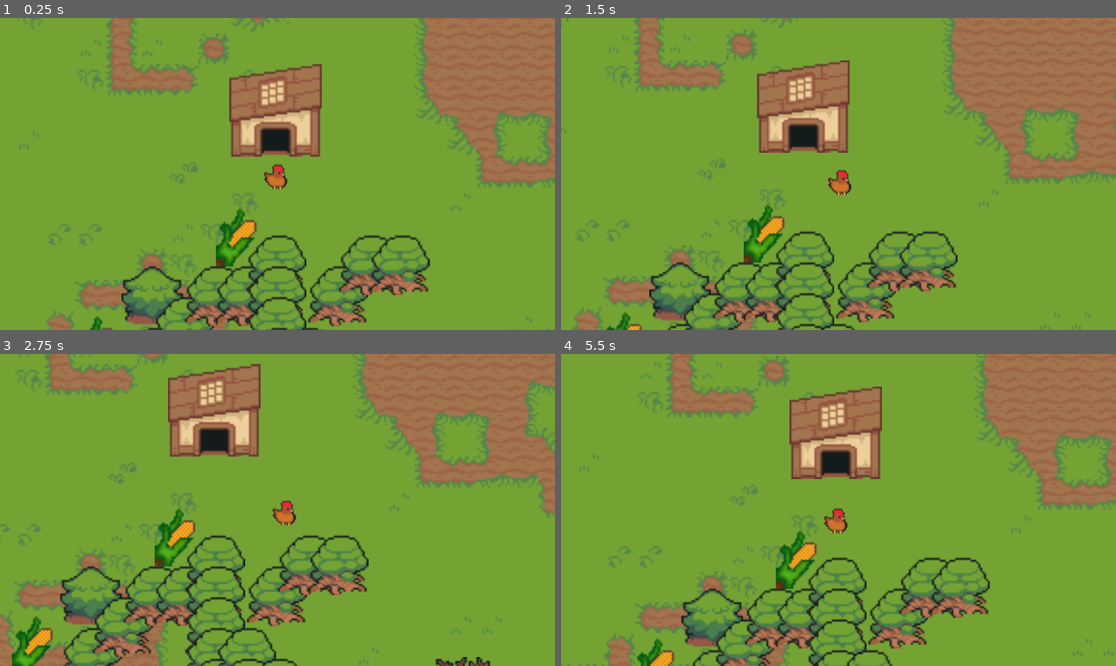
Above: before the commit, frames 1-4 (two rows, left to right).
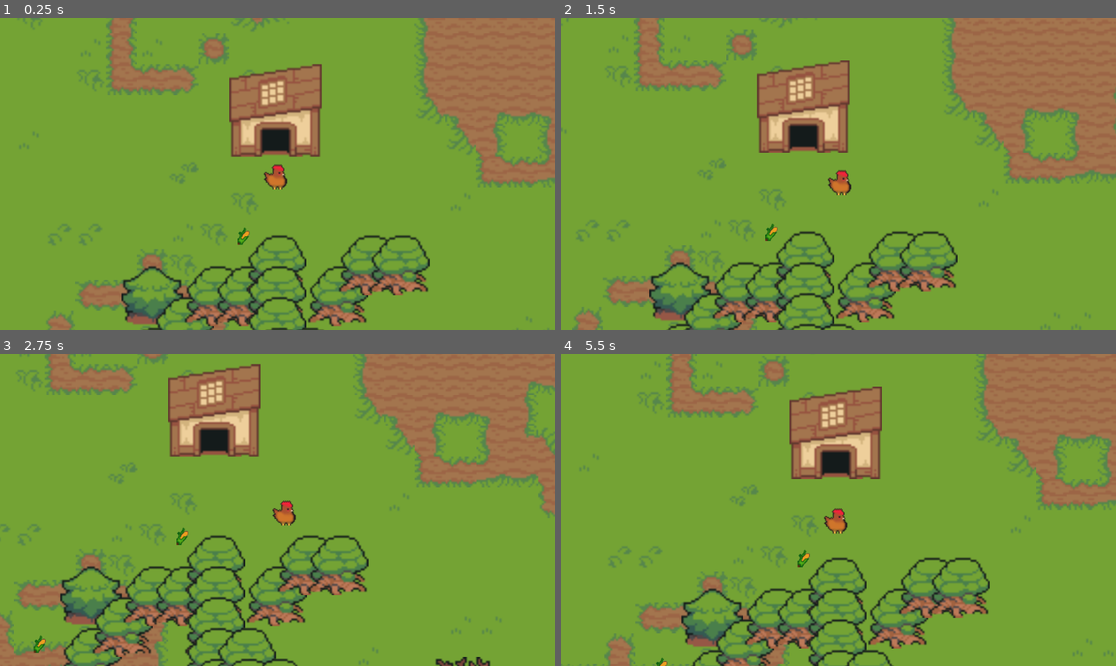
Above: after the commit, the same moments.

Repository: jackfruitgames/chickeeen
Game: Godot game, scene res://scenes/outdoors/outdoors.tscn
Two runs of this game, one before a commit and one after it. Both use one fixed random seed, a clock stepped at 60 frames per second and the inputs below.
Inputs:
- Up to frame 1 (0.25 s): no input
- Up to frame 2 (1.5 s): tap Enter at 0.5 s; hold Right (move_right) 0.53-1.28 s; hold Down (move_down) from 1.28 s (still down)
- Up to frame 3 (2.75 s): release Down (move_down) at 2.03 s; hold Right (move_right) from 2.03 s (still down)
- Up to frame 4 (5.5 s): release Right (move_right) at 2.78 s; hold Up (move_up) 2.78-3.53 s; hold Left (move_left) 3.53-5.03 s; hold Down (move_down) from 5.03 s (still down)

The runs differ from the first frame. In frame 1, 0.9% of the frame differs, in the area x 14-47%, y 61-100%; in frame 2, 1.0%; in frame 3, 1.5%, in the area x 2-36%, y 49-100%; in frame 4, 1.1%.

Commit message:
make corn a bit smaller

Diff:
--- a/scenes/food/food.tscn
+++ b/scenes/food/food.tscn
@@ -7,7 +7,8 @@
 [ext_resource type="AudioStream" uid="uid://daqvrvyg2offc" path="res://assets/sound/chicken_eat2.mp3" id="5_hsk8a"]
 
 [sub_resource type="CapsuleShape2D" id="CapsuleShape2D_ywk0f"]
-height = 32.0
+radius = 5.0
+height = 10.0
 
 [sub_resource type="AudioStreamRandomizer" id="AudioStreamRandomizer_bmy6n"]
 streams_count = 3
@@ -22,10 +23,11 @@
 script = ExtResource("1_vc0rm")
 
 [node name="Sprite2D" type="Sprite2D" parent="."]
+scale = Vector2(0.3, 0.3)
 texture = ExtResource("2_oxla4")
 
 [node name="CollisionShape2D" type="CollisionShape2D" parent="."]
-position = Vector2(-6, 0)
+position = Vector2(-2, 0)
 shape = SubResource("CapsuleShape2D_ywk0f")
 
 [node name="EatAudioStreamPlayer2D" type="AudioStreamPlayer2D" parent="."]
